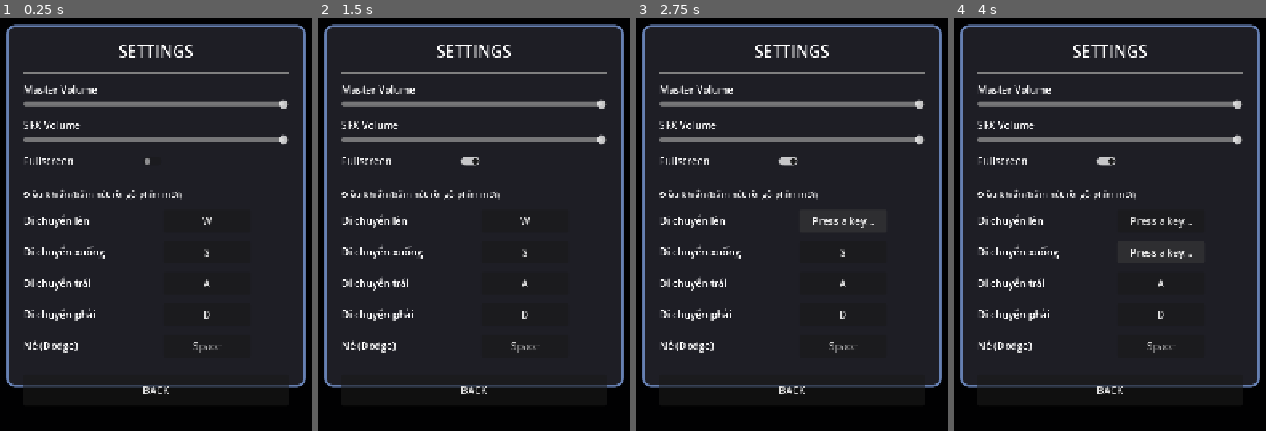
Above: before the commit, frames 1-4 (left to right).
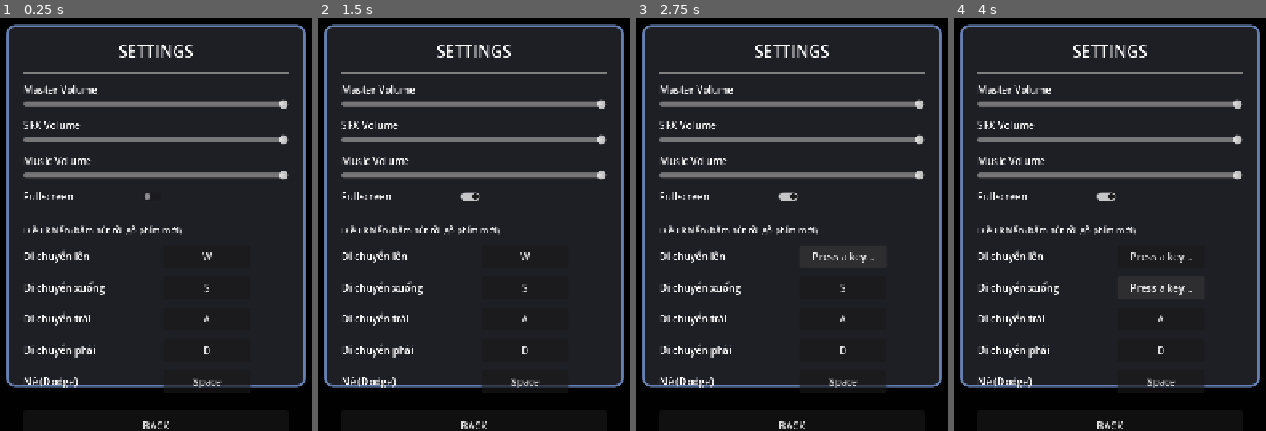
Above: after the commit, the same moments.

Repository: halo07-pixel/dungeon-raider-godot
Game: Godot game, scene res://scenes/settings_menu.tscn
Two runs of this game, one before a commit and one after it. Both use one fixed random seed, a clock stepped at 60 frames per second and the inputs below. This scene is started directly instead of the project's main scene.
Inputs (mouse positions are in pixels of both pictures, inside the frame that each line leads up to):
- Up to frame 1 (0.25 s): no input
- Up to frame 2 (1.5 s): click (470, 162) at 0.52 s; click (470, 195) at 1.27 s
- Up to frame 3 (2.75 s): click "W" at 2 s
- Up to frame 4 (4 s): click "Press a key..." at 2.75 s; click "S" at 3.5 s

The runs differ from the first frame. In frame 1, 5.5% of the frame differs, in the area x 7-93%, y 33-100%; in frame 2, 5.6%; in frame 3, 5.8%; in frame 4, 6.0%.

Commit message:
Music: nhac nen theo biome, nhac rieng tung boss, Dungeon Lord 3 giai doan
- MusicManager (autoload moi): chi nghe signal cua Global (floor_started, boss_spawned,
  boss_hp_changed, boss_defeated, player_died) + luc scene Main Menu duoc nap. Crossfade giua
  cac bai, stinger khi boss xuat hien / ha boss / game over, bus "Music" rieng.
- Tang 1-3 / 4-6 / 7-9 va 11+: explore_stone / explore_swamp / explore_ice. Tang 10: lord_intro.
- Boss Warden / Necromancer / Frost: moi con 1 bai rieng. Dungeon Lord: lord_fight khi vao tran,
  chuyen sang lord_final tu pha 3 (duoi 50% mau).
- Global.floor_started + Dungeon.generate() phat signal moi tang (ke ca tang Lord).
- Settings: them thanh Music Volume (luu cung master/sfx trong Global.settings).
- Thoat game: dung nhac roi cho 200ms de AudioServer nha playback, tranh log
  "resources still in use at exit".
- assets/music/: 10 loop + 3 stinger, toan bo CC0, nguon va cach xu ly ghi trong
  assets/music/CREDITS.md.

Test: unit 60/60, tich hop (scene that: tang 3/6/9 boss that, tang 10 Lord that, doi pha,
ha boss, player chet) 23/23, tren main 5cfe98d.

Co-Authored-By: Claude Sonnet 5.5 <noreply@anthropic.com>
Claude-Session: https://claude.ai/code/session_01WiyHetMT9panxv1rbQk2CH

Diff:
--- a/project.godot
+++ b/project.godot
@@ -22,6 +22,7 @@
 
 Global="*res://scripts/global.gd"
 PlayerProfiler="*res://scripts/player_profiler.gd"
+MusicManager="*res://scripts/music_manager.gd"
 
 [display]
 
--- a/scripts/dungeon.gd
+++ b/scripts/dungeon.gd
@@ -178,6 +178,7 @@
 
 # ------------------------------------------------------------------ Sinh tầng
 func generate(floor_number: int) -> void:
+	Global.floor_started.emit(floor_number) # đặt trước nhánh tầng 10 (return sớm) để mọi tầng đều phát
 	if floor_number == 10:
 		_generate_lord_floor()
 		return
--- a/scripts/global.gd
+++ b/scripts/global.gd
@@ -8,6 +8,8 @@
 signal boss_spawned(boss)
 signal boss_hp_changed(hp: float, max_hp: float, phase: int, boss_name: String)
 signal boss_defeated
+## Dungeon phát ngay khi bắt đầu dựng một tầng (mọi tầng, kể cả tầng Lord). MusicManager chọn nhạc theo biome.
+signal floor_started(floor_num: int)
 
 const TILE: int = 32
 
--- /dev/null
+++ b/scripts/music_manager.gd
@@ -0,0 +1,285 @@
+extends Node
+## Autoload "MusicManager": nhạc nền theo biome, nhạc riêng từng boss, nhạc Dungeon Lord 3 giai đoạn,
+## nhạc menu và tiếng nhấn (stinger).
+##
+## CHỈ LẮNG NGHE tín hiệu ("call down, signal up"): Global.floor_started · boss_spawned ·
+## boss_hp_changed · boss_defeated · player_died, cộng với việc scene Main Menu được nạp.
+## Không node nào khác phải gọi vào đây, nên dungeon/boss/player vẫn chỉ phát tín hiệu như cũ.
+## File nhạc nằm ở assets/music/ (CC0 — nguồn và các chỉnh sửa ghi trong assets/music/CREDITS.md).
+##
+##   Main Menu ........................... menu
+##   Tầng 1-3 / 4-6 / 7-9 (và 11+) ....... explore_stone / explore_swamp / explore_ice
+##   Tầng 10, trước khi vào phòng Lord ... lord_intro
+##   Boss Warden / Necromancer / Frost ... boss_warden / boss_necromancer / boss_frost
+##   Dungeon Lord vào trận ............... lord_fight  ->  từ pha 3 (dưới 50% máu) lord_final
+
+const BUS_MUSIC: String = "Music"
+## Nhạc luôn nằm DƯỚI tiếng SFX tổng hợp của Global (đo bằng test: RMS SFX sau gain ≈ -21..-29 dBFS,
+## đỉnh ≈ -16 dBFS; nhạc đã chuẩn hoá -20 LUFS khám phá / -17 boss / -15..-16 Lord trước khi trừ mức này).
+## Thanh "Music Volume" 100% = đúng mức này; nếu thấy nhạc to/nhỏ quá thì chỉnh hằng số này.
+const MUSIC_BUS_BASE_DB: float = -10.0
+const SILENT_DB: float = -60.0
+const STINGER_DB: float = -2.0
+const DEFAULT_FADE_IN: float = 2.0
+const DEFAULT_FADE_OUT: float = 1.5
+
+const MUSIC_DIR: String = "res://assets/music/"
+const MAIN_MENU_SCENE: String = "res://scenes/main_menu.tscn"
+const LORD_FLOOR: int = 10
+## Dungeon Lord có 4 pha (BOSS_DATA trong boss.gd, ngưỡng 75/50/25% máu). Từ pha này trở đi
+## nhạc đẩy lên bản cao trào nhất.
+const LORD_FINAL_PHASE: int = 3
+## Tiếng nhấn "victory" dài 4s: nhạc khám phá quay lại ngay trước khi nó dứt.
+const VICTORY_RETURN_DELAY: float = 3.7
+## Thời gian chờ lúc thoát game để luồng âm thanh của engine kịp nhả playback (xem _exit_tree).
+## Đo thực tế: chờ ≤ 40ms vẫn báo lỗi, 60ms lúc được lúc không, ≥ 100ms thì sạch -> lấy 200ms cho chắc.
+const EXIT_FLUSH_MSEC: int = 200
+
+const LOOPS: Dictionary = {
+	"menu": "menu.ogg",
+	"explore_stone": "explore_stone.ogg",
+	"explore_swamp": "explore_swamp.ogg",
+	"explore_ice": "explore_ice.ogg",
+	"boss_warden": "boss_warden.ogg",
+	"boss_necromancer": "boss_necromancer.ogg",
+	"boss_frost": "boss_frost.ogg",
+	"lord_intro": "lord_intro.ogg",
+	"lord_fight": "lord_fight.ogg",
+	"lord_final": "lord_final.ogg",
+}
+const STINGERS: Dictionary = {
+	"boss_appears": "stinger_boss_appears.ogg",
+	"victory": "stinger_victory.ogg",
+	"game_over": "stinger_game_over.ogg",
+}
+
+## Khoá của bản nhạc đang phát ("" = im lặng). Public để test và để tránh restart cùng một bài.
+var current_key: String = ""
+## Loại boss đang đánh ("" = không có trận boss nào đang diễn ra).
+var boss_kind: String = ""
+
+var _players: Array[AudioStreamPlayer] = []
+var _active: int = 0
+var _fade_tweens: Array = [null, null]
+var _stinger: AudioStreamPlayer
+var _streams: Dictionary = {}
+## Tăng mỗi khi có sự kiện mới: các lệnh hẹn giờ cũ (vd. quay lại nhạc khám phá sau boss) tự huỷ.
+var _token: int = 0
+## Đã từng phát âm thanh -> lúc thoát mới cần chờ AudioServer nhả playback (thoát khi chưa phát gì thì khỏi chờ).
+var _audio_used: bool = false
+
+
+func _ready() -> void:
+	process_mode = Node.PROCESS_MODE_ALWAYS # nhạc vẫn chạy và đổi bài mượt khi game tạm dừng (chọn buff, ESC)
+	_setup_bus()
+	for i in 2:
+		var p := AudioStreamPlayer.new()
+		p.bus = BUS_MUSIC
+		p.volume_db = SILENT_DB
+		add_child(p)
+		_players.append(p)
+	_stinger = AudioStreamPlayer.new()
+	_stinger.bus = BUS_MUSIC
+	_stinger.volume_db = STINGER_DB
+	add_child(_stinger)
+	set_music_volume(float(Global.settings.get("music_volume", 1.0)), false)
+
+	Global.floor_started.connect(_on_floor_started)
+	Global.boss_spawned.connect(_on_boss_spawned)
+	Global.boss_hp_changed.connect(_on_boss_hp_changed)
+	Global.boss_defeated.connect(_on_boss_defeated)
+	Global.player_died.connect(_on_player_died)
+	get_tree().root.child_entered_tree.connect(_on_root_child_entered)
+	_sync_with_current_scene.call_deferred()
+
+
+## Thoát game: dừng hẳn, nhả tham chiếu stream rồi chờ một chút cho luồng âm thanh của engine xử lý lệnh dừng.
+## Không chờ thì lúc tắt engine, AudioServer vẫn còn giữ playback đang dừng dở và in
+## "ERROR: N resources still in use at exit" — vô hại với người chơi nhưng gây nhiễu log khi chạy test/headless.
+func _exit_tree() -> void:
+	for p in _players:
+		p.stop()
+		p.stream = null
+	if _stinger != null:
+		_stinger.stop()
+		_stinger.stream = null
+	_streams.clear()
+	if _audio_used:
+		OS.delay_msec(EXIT_FLUSH_MSEC)
+
+
+# ---------------------------------------------------------------- Bus + âm lượng
+## Tạo bus "Music" tách khỏi Master nếu chưa có (cùng cách Global dựng bus "SFX").
+func _setup_bus() -> void:
+	if AudioServer.get_bus_index(BUS_MUSIC) == -1:
+		var idx: int = AudioServer.bus_count
+		AudioServer.add_bus(idx)
+		AudioServer.set_bus_name(idx, BUS_MUSIC)
+		AudioServer.set_bus_send(idx, "Master")
+
+
+## v: 0..1 (thanh Music Volume trong Settings). Lưu vào Global.settings cùng master/sfx.
+func set_music_volume(v: float, p_save: bool = true) -> void:
+	v = clampf(v, 0.0, 1.0)
+	Global.settings["music_volume"] = v
+	var db: float = -80.0
+	if v > 0.0:
+		db = linear_to_db(v) + MUSIC_BUS_BASE_DB
+	AudioServer.set_bus_volume_db(AudioServer.get_bus_index(BUS_MUSIC), db)
+	if p_save:
+		Global.save_game()
+
+
+# ---------------------------------------------------------------- Chọn bài theo ngữ cảnh
+## Biome theo tầng — khớp Dungeon._biome_for_floor: 1-3 đá · 4-6 đầm lầy · 7-9 băng · 10 = tầng Lord · 11+ băng.
+func explore_key_for_floor(floor_num: int) -> String:
+	if floor_num == LORD_FLOOR:
+		return "lord_intro"
+	if floor_num <= 3:
+		return "explore_stone"
+	if floor_num <= 6:
+		return "explore_swamp"
+	return "explore_ice"
+
+
+func boss_key_for_kind(kind: String) -> String:
+	match kind:
+		"warden":
+			return "boss_warden"
+		"necromancer":
+			return "boss_necromancer"
+		"frost":
+			return "boss_frost"
+		"lord":
+			return "lord_fight"
+	return "boss_warden" # boss thêm sau này mà chưa có bài riêng -> dùng nhạc boss chung
+
+
+# ---------------------------------------------------------------- Phát / đổi bài
+## Đổi sang bài `key` bằng crossfade. Cùng bài đang phát thì giữ nguyên (không restart).
+func play_track(key: String, fade_in: float = DEFAULT_FADE_IN, fade_out: float = DEFAULT_FADE_OUT) -> void:
+	if key == current_key and _players[_active].playing:
+		return
+	var stream: AudioStream = _get_stream(key)
+	if stream == null:
+		return # thiếu file -> im lặng, không làm sập game
+	var old_idx: int = _active
+	_active = 1 - _active
+	var p: AudioStreamPlayer = _players[_active]
+	p.stop()
+	p.stream = stream
+	p.volume_db = SILENT_DB
+	p.play()
+	_audio_used = true
+	_fade(_active, 0.0, fade_in, false)
+	if _players[old_idx].playing:
+		_fade(old_idx, SILENT_DB, fade_out, true)
+	current_key = key
+
+
+func stop_music(fade_out: float = DEFAULT_FADE_OUT) -> void:
+	current_key = ""
+	for i in 2:
+		if _players[i].playing:
+			_fade(i, SILENT_DB, fade_out, true)
+
+
+## Tiếng nhấn ngắn (không lặp) phát chồng lên nhạc nền, cùng bus Music.
+func play_stinger(key: String) -> void:
+	var stream: AudioStream = _get_stream(key)
+	if stream == null:
+		return
+	_stinger.stream = stream
+	_stinger.play()
+	_audio_used = true
+
+
+func _fade(idx: int, to_db: float, duration: float, stop_when_done: bool) -> void:
+	var prev: Tween = _fade_tweens[idx]
+	if prev != null and prev.is_valid():
+		prev.kill()
+	var p: AudioStreamPlayer = _players[idx]
+	var tw: Tween = create_tween()
+	_fade_tweens[idx] = tw
+	tw.tween_property(p, "volume_db", to_db, maxf(0.01, duration))
+	if stop_when_done:
+		tw.tween_callback(p.stop)
+
+
+## Nạp stream theo khoá (có cache). Ưu tiên load() (bản đã import, dùng được khi xuất game);
+## nếu chưa import (chạy headless / chưa mở editor) thì đọc thẳng file .ogg.
+func _get_stream(key: String) -> AudioStream:
+	if _streams.has(key):
+		return _streams[key]
+	var is_loop: bool = LOOPS.has(key)
+	var file: String = String(LOOPS.get(key, STINGERS.get(key, "")))
+	if file == "":
+		return null
+	var path: String = MUSIC_DIR + file
+	var stream: AudioStream = null
+	if ResourceLoader.exists(path):
+		stream = load(path) as AudioStream
+	elif FileAccess.file_exists(path):
+		stream = AudioStreamOggVorbis.load_from_file(path)
+	if stream == null:
+		push_warning("MusicManager: không nạp được " + path)
+		return null
+	if stream is AudioStreamOggVorbis:
+		(stream as AudioStreamOggVorbis).loop = is_loop
+	_streams[key] = stream
+	return stream
+
+
+# ---------------------------------------------------------------- Phản ứng với tín hiệu
+## Scene Main Menu vừa được nạp (lúc mở game, hoặc Save & Quit / Game Over / Victory -> menu).
+func _on_root_child_entered(node: Node) -> void:
+	if node.scene_file_path == MAIN_MENU_SCENE:
+		_token += 1
+		boss_kind = ""
+		play_track("menu", 1.5, 1.0)
+
+
+func _sync_with_current_scene() -> void:
+	var scene: Node = get_tree().current_scene
+	if scene != null and scene.scene_file_path == MAIN_MENU_SCENE and current_key == "":
+		play_track("menu", 1.5, 1.0)
+
+
+func _on_floor_started(floor_num: int) -> void:
+	_token += 1
+	boss_kind = ""
+	play_track(explore_key_for_floor(floor_num))
+
+
+func _on_boss_spawned(boss) -> void:
+	_token += 1
+	var kind: String = "warden"
+	if is_instance_valid(boss) and boss.get("kind") != null:
+		kind = String(boss.get("kind"))
+	boss_kind = kind
+	play_stinger("boss_appears")
+	# Boss thường: nhạc nổi dần theo nhịp tiếng nhấn; Lord vào thẳng cao trào nên nổi nhanh hơn.
+	play_track(boss_key_for_kind(kind), 1.5 if kind == "lord" else 2.5, 0.8)
+
+
+func _on_boss_hp_changed(_hp: float, _max_hp: float, phase: int, _boss_name: String) -> void:
+	if boss_kind == "lord" and phase >= LORD_FINAL_PHASE:
+		play_track("lord_final", 0.8, 0.8)
+
+
+func _on_boss_defeated() -> void:
+	_token += 1
+	var token: int = _token
+	boss_kind = ""
+	play_stinger("victory")
+	stop_music(1.2)
+	await get_tree().create_timer(VICTORY_RETURN_DELAY).timeout
+	if token == _token: # chưa có sự kiện nào khác (qua tầng, chết, về menu) chen vào
+		play_track(explore_key_for_floor(Global.floor_num), 3.0, 1.0)
+
+
+func _on_player_died() -> void:
+	_token += 1
+	boss_kind = ""
+	stop_music(0.6)
+	play_stinger("game_over")
--- a/scripts/settings_menu.gd
+++ b/scripts/settings_menu.gd
@@ -67,6 +67,7 @@
 
 	vbox.add_child(_build_slider_row("Master Volume", float(Global.settings.get("master_volume", 1.0)), Global.set_master_volume))
 	vbox.add_child(_build_slider_row("SFX Volume", float(Global.settings.get("sfx_volume", 1.0)), Global.set_sfx_volume))
+	vbox.add_child(_build_slider_row("Music Volume", float(Global.settings.get("music_volume", 1.0)), MusicManager.set_music_volume))
 
 	var fs_row := HBoxContainer.new()
 	var fs_label := Label.new()
Not shown, added: scripts/music_manager.gd.uid
Not shown, added: assets/music/CREDITS.md
Not shown, added: assets/music/boss_frost.ogg
Not shown, added: assets/music/boss_necromancer.ogg
Not shown, added: assets/music/boss_warden.ogg
Not shown, added: assets/music/explore_ice.ogg
Not shown, added: assets/music/explore_stone.ogg
Not shown, added: assets/music/explore_swamp.ogg
Not shown, added: assets/music/lord_fight.ogg
Not shown, added: assets/music/lord_final.ogg
Not shown, added: assets/music/lord_intro.ogg
Not shown, added: assets/music/menu.ogg
(and 3 more such lines)
